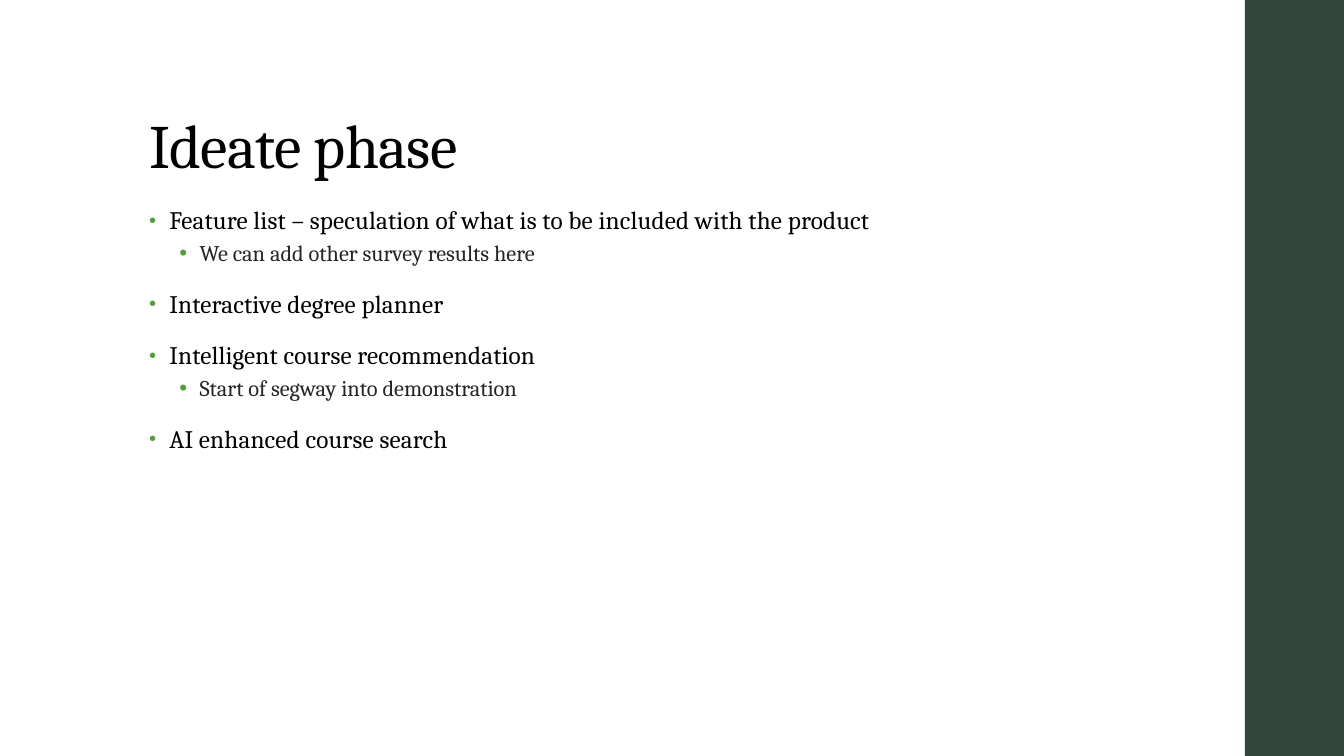
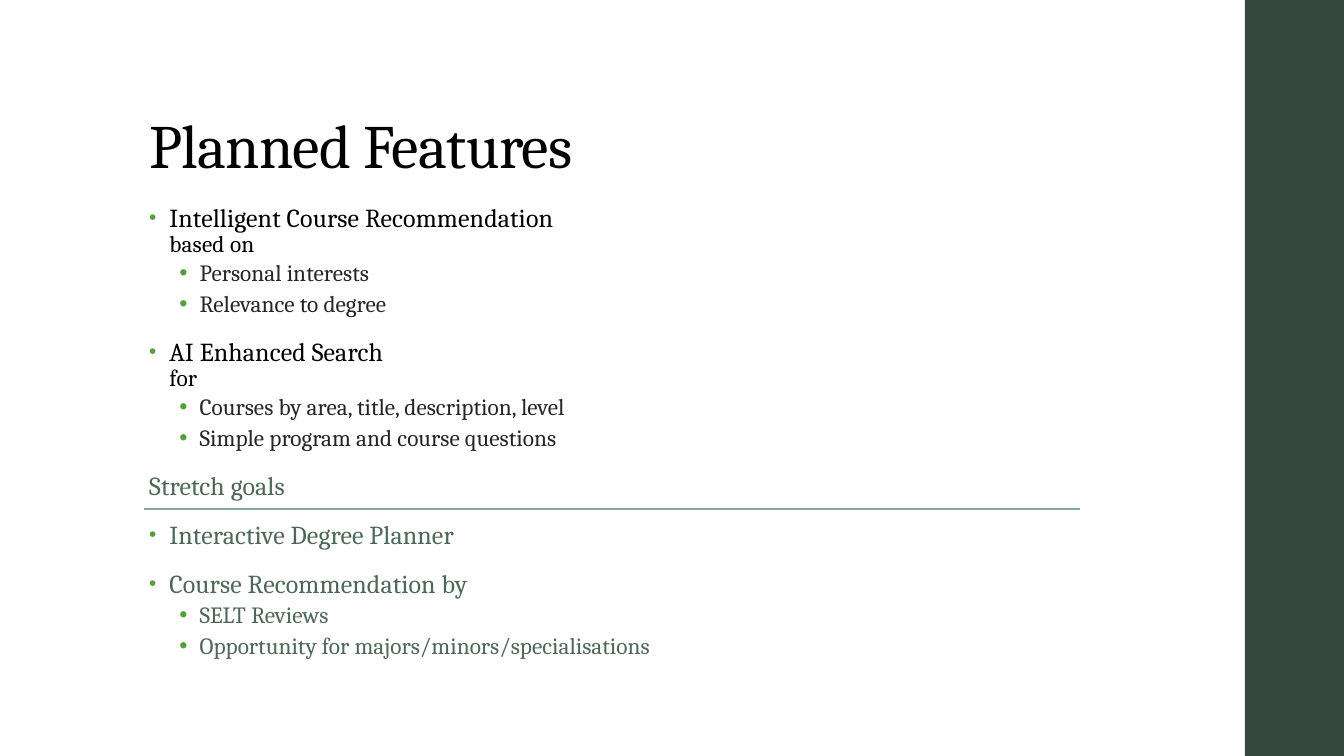
Before and after one commit to AICourseSelection/courseai, a slide deck: slide 11 of Documentation/Audit_2/Powerpoint/Audit_Presentation.pptx (slide 10 before the commit). Drawn at 1344x756 pixels with LibreOffice and Linux fonts; fonts in the diff are those of the drawing. Boxes give left, top, right and bottom in pixels: in the first picture for what was removed or moved away, otherwise in the second. Text is boxed around its words. In the diff, an @@ line names an element or a change of style, - is before the commit and + after.

Commit message:
Audit 2 Powerpoint: Data Collection Channels, Feature List

```diff
--- a/Documentation/Audit_2/Powerpoint/Audit_Presentation.pptx
+++ b/Documentation/Audit_2/Powerpoint/Audit_Presentation.pptx
@@ title at box(149, 125, 573, 169): text changed @@
-Ideate phase
+Planned Features
@@ text at box(149, 209, 650, 659): text changed; size 18 to 16.6 pt; text colour #000000 to #4D6759 @@
-• Feature list – speculation of what is to be included with the product
-  • We can add other survey results here
-• Interactive degree planner
-• Intelligent course recommendation
-  • Start of segway into demonstration
-• AI enhanced course search
+• Intelligent Course Recommendation
+  based on
+  • Personal interests
+  • Relevance to degree
+• AI Enhanced Search
+  for
+  • Courses by area, title, description, level
+  • Simple program and course questions
+Stretch goals
+• Interactive Degree Planner
+• Course Recommendation by
+  • SELT Reviews
+  • Opportunity for majors/minors/specialisations
@@ line added from (144, 509) to (1081, 509), #87A896 1.5 pt @@
```
Also in this commit, not shown: 3 other slides changed, 1 slide added.
